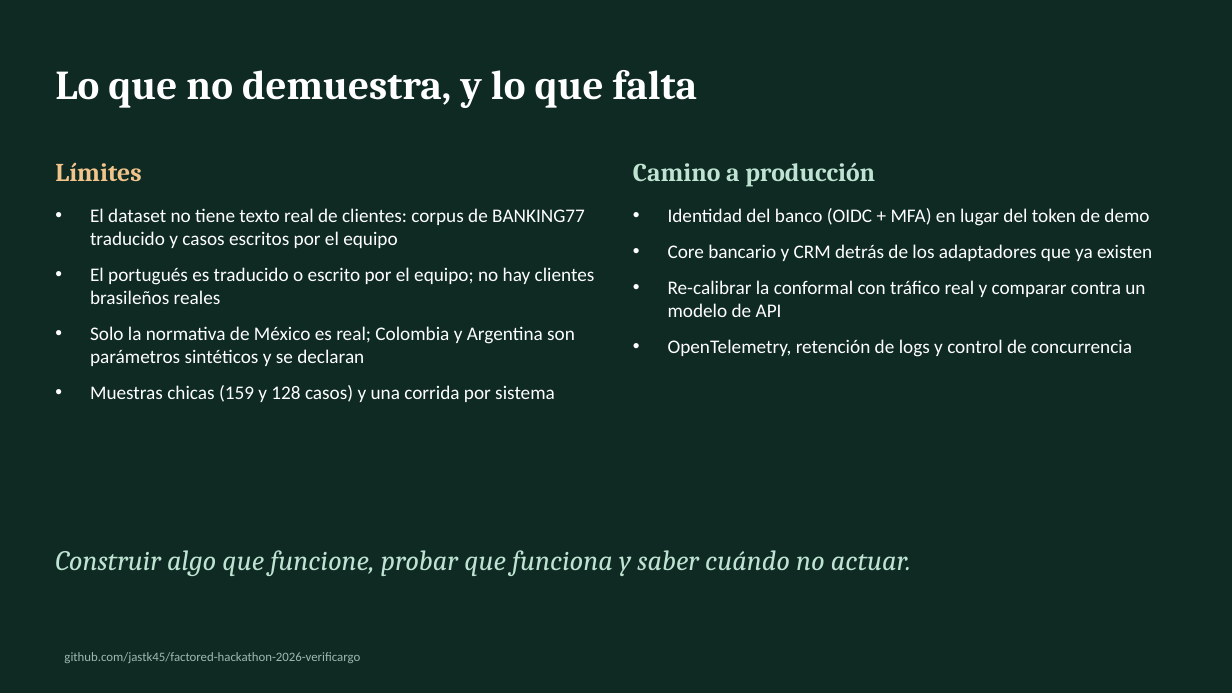
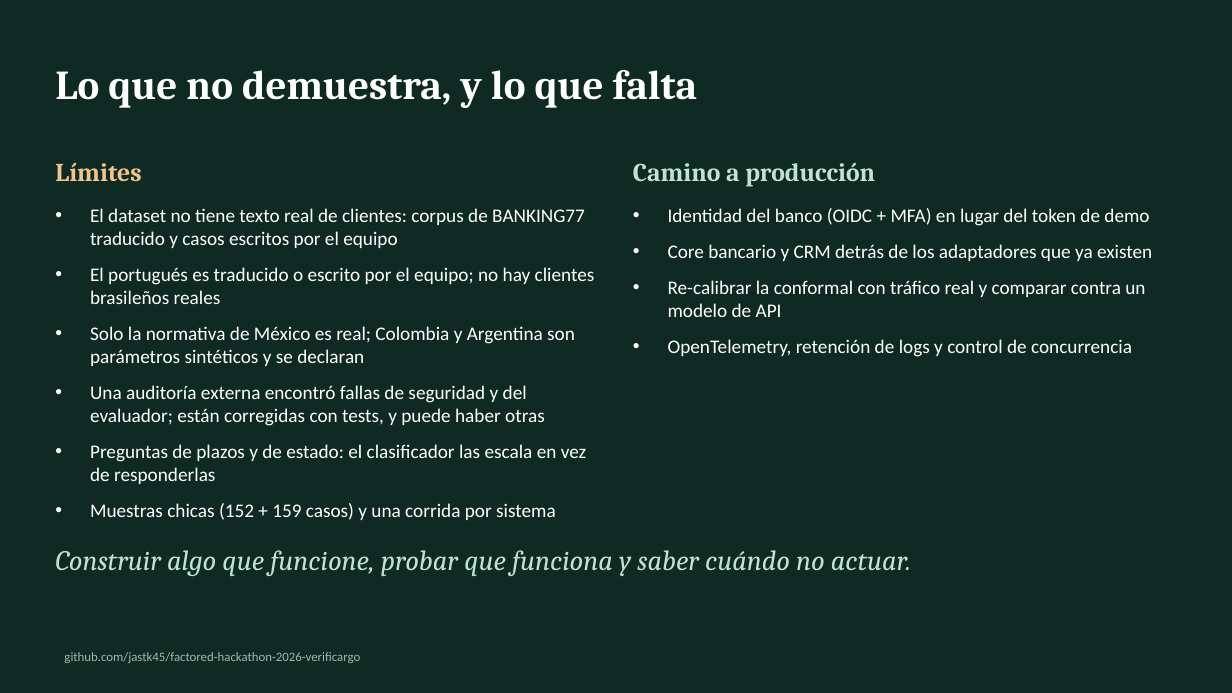
Before and after one commit to jastk45/factored-hackathon-2026-verificargo, a slide deck: slide 6 of docs/VerifiCargo.pptx. Drawn at 1232x693 pixels with LibreOffice and Linux fonts; fonts in the diff are those of the drawing. Boxes give left, top, right and bottom in pixels: in the first picture for what was removed or moved away, otherwise in the second. Text is boxed around its words. In the diff, an @@ line names an element or a change of style, - is before the commit and + after.

```diff
--- a/docs/VerifiCargo.pptx
+++ b/docs/VerifiCargo.pptx
@@ text at <box>90,385,586,520</box>: text changed @@
-• Muestras chicas (159 y 128 casos) y una corrida por sistema
+• Una auditoría externa encontró fallas de seguridad y del evaluador; están corregidas con tests, y puede haber otras
+• Preguntas de plazos y de estado: el clasificador las escala en vez de responderlas
+• Muestras chicas (152 + 159 casos) y una corrida por sistema
```
Also in this commit, not shown: 2 other slides changed, 26 other files.
